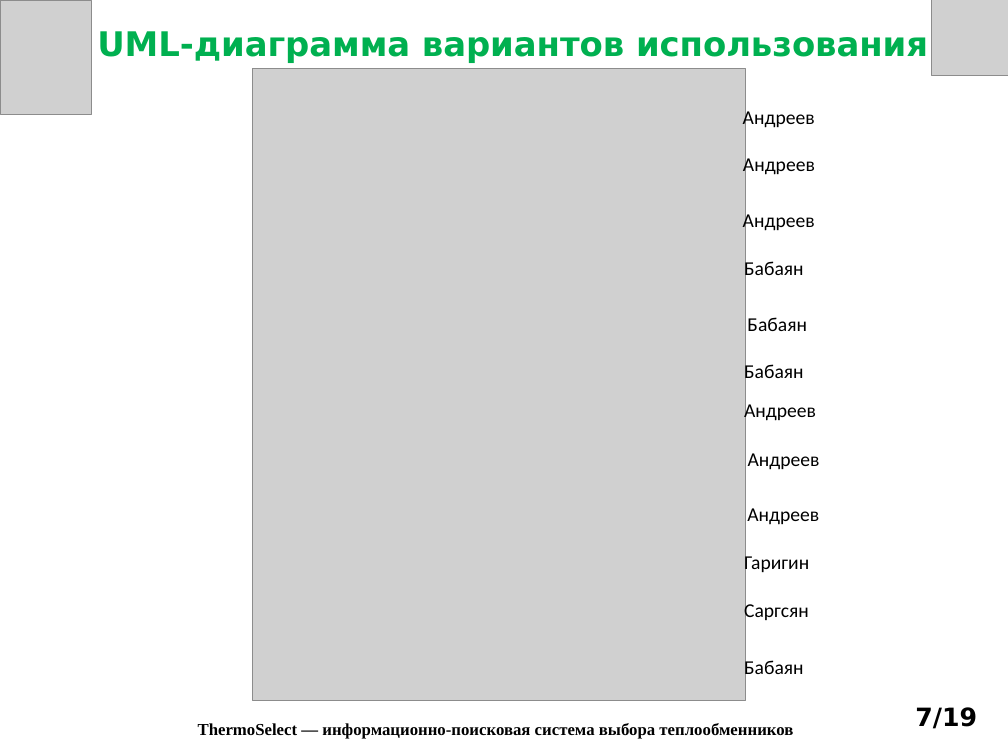
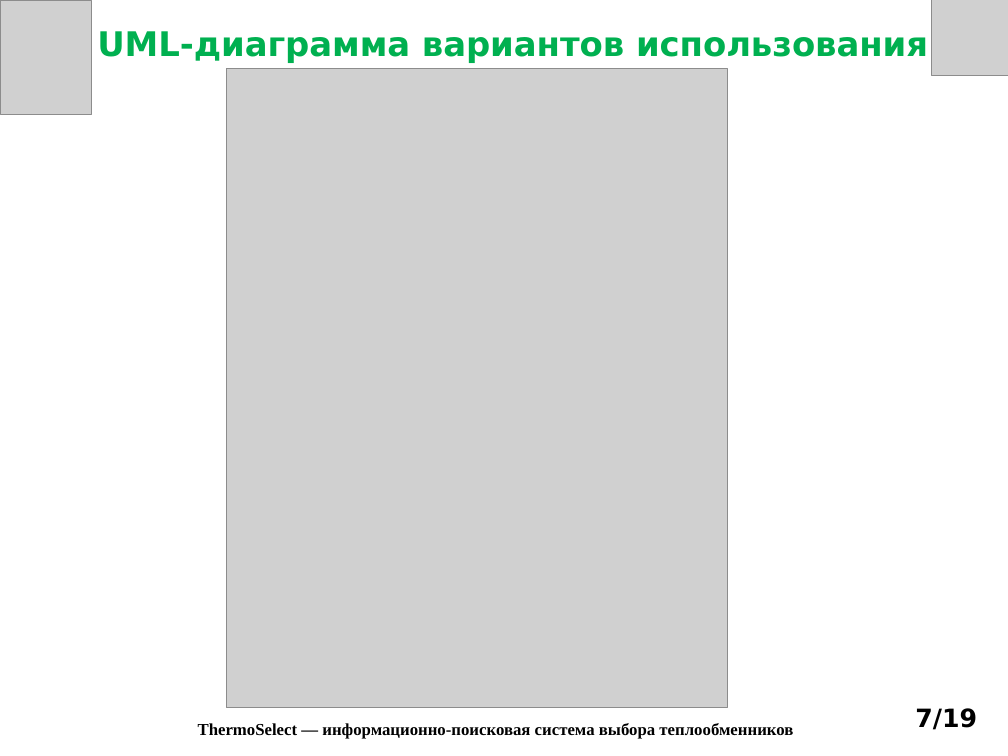
Before and after one commit to Bruh9797/Practice, a slide deck: slide 7 of Презентация_к_защите_ThermoSelect.pptx. Drawn at 1008x756 pixels with LibreOffice and Linux fonts; fonts in the diff are those of the drawing; grey boxes stand for pictures. Boxes give left, top, right and bottom in pixels: in the first picture for what was removed or moved away, otherwise in the second. Text is boxed around its words. In the diff, an @@ line names an element or a change of style, - is before the commit and + after.

```diff
--- a/Презентация_к_защите_ThermoSelect.pptx
+++ b/Презентация_к_защите_ThermoSelect.pptx
@@ picture: place and size @@
-picture at (253,69,746,701)
+picture at (226,69,727,708)
@@ text removed at (743,108,815,130) @@
-Андреев
@@ text removed at (743,155,815,177) @@
-Андреев
@@ text removed at (743,211,815,233) @@
-Андреев
@@ text removed at (744,259,804,281) @@
-Бабаян
@@ text removed at (747,317,807,331) @@
-Бабаян
@@ text removed at (744,362,804,384) @@
-Бабаян
@@ text removed at (744,401,816,423) @@
-Андреев
@@ text removed at (748,453,820,470) @@
-Андреев
@@ text removed at (747,508,819,525) @@
-Андреев
@@ text removed at (744,553,809,575) @@
-Гаригин
@@ text removed at (744,601,809,623) @@
-Саргсян
@@ text removed at (744,657,804,679) @@
-Бабаян
```
Also in this commit, not shown: 16 other slides changed.
